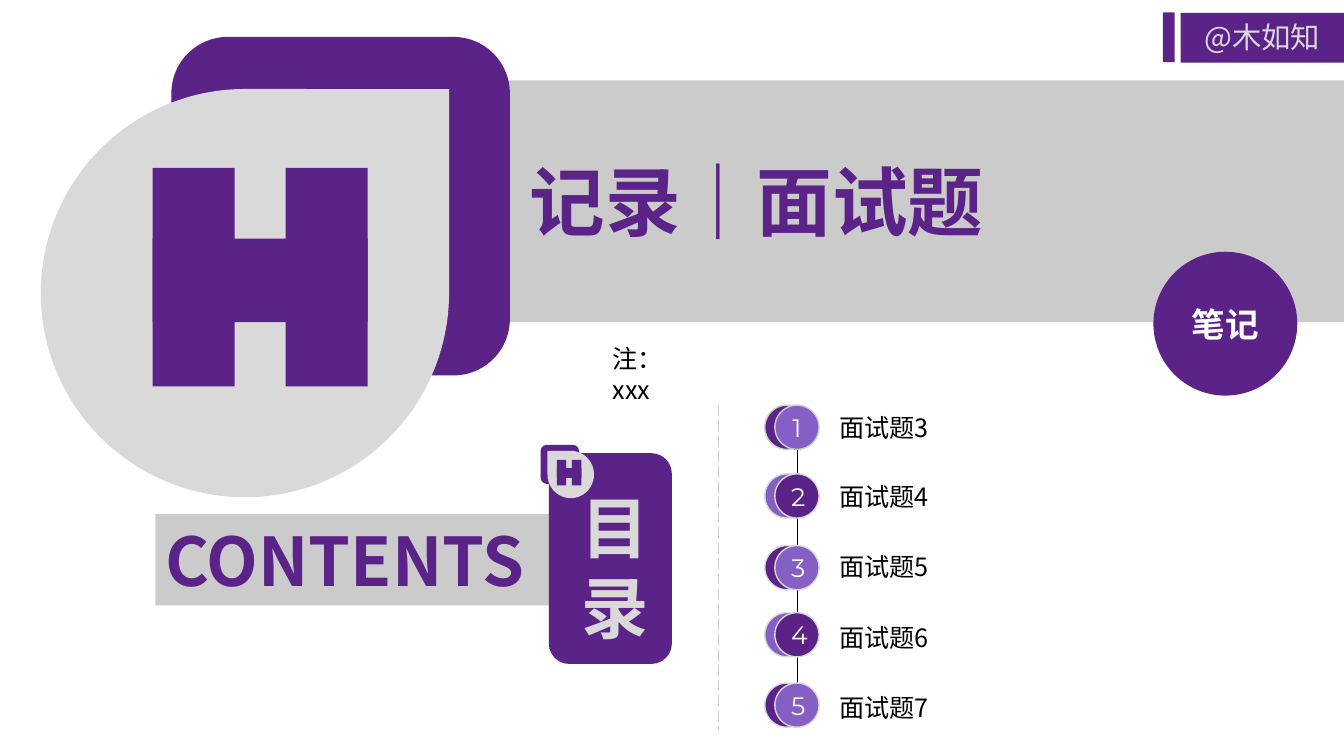
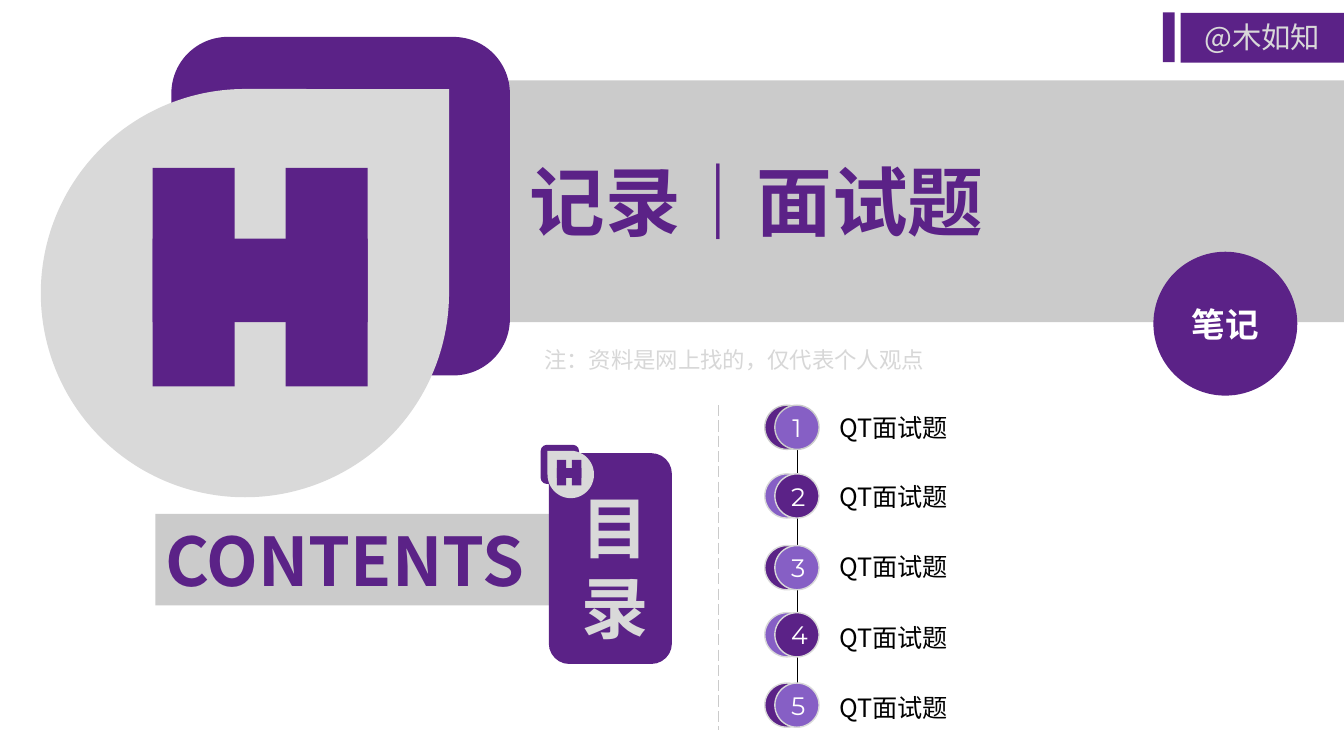
Before and after one commit to huangbaozhi/MuruzNotes, a slide deck: slide 1 of ppt/Qt面试题2.pptx. Drawn at 1344x756 pixels with LibreOffice and Linux fonts; fonts in the diff are those of the drawing. Boxes give left, top, right and bottom in pixels: in the first picture for what was removed or moved away, otherwise in the second. Text is boxed around its words. In the diff, an @@ line names an element or a change of style, - is before the commit and + after.

```diff
--- a/ppt/Qt面试题2.pptx
+++ b/ppt/Qt面试题2.pptx
@@ text at <box>544,343,923,375</box>: text changed; size 18 to 16 pt; text colour #000000 to #D7D7D7 @@
-注：xxx
+注：资料是网上找的，仅代表个人观点
@@ text at <box>839,416,948,442</box>: text changed @@
-面试题3
+QT面试题
@@ text at <box>839,485,948,511</box>: text changed @@
-面试题4
+QT面试题
@@ text at <box>839,555,948,581</box>: text changed @@
-面试题5
+QT面试题
@@ text at <box>839,626,948,652</box>: text changed @@
-面试题6
+QT面试题
@@ text at <box>839,696,948,722</box>: text changed @@
-面试题7
+QT面试题
```
Also in this commit, not shown: 1 other slide changed, 6 slides added.
